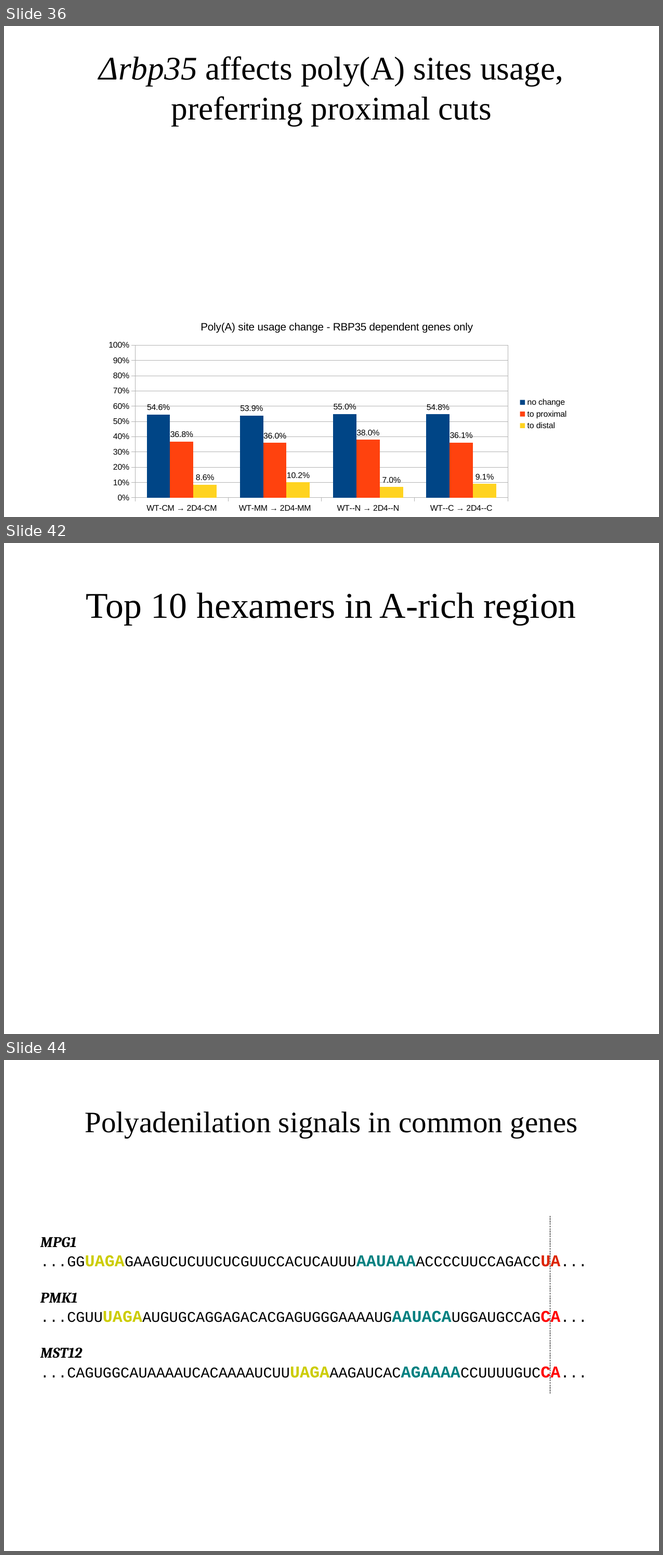
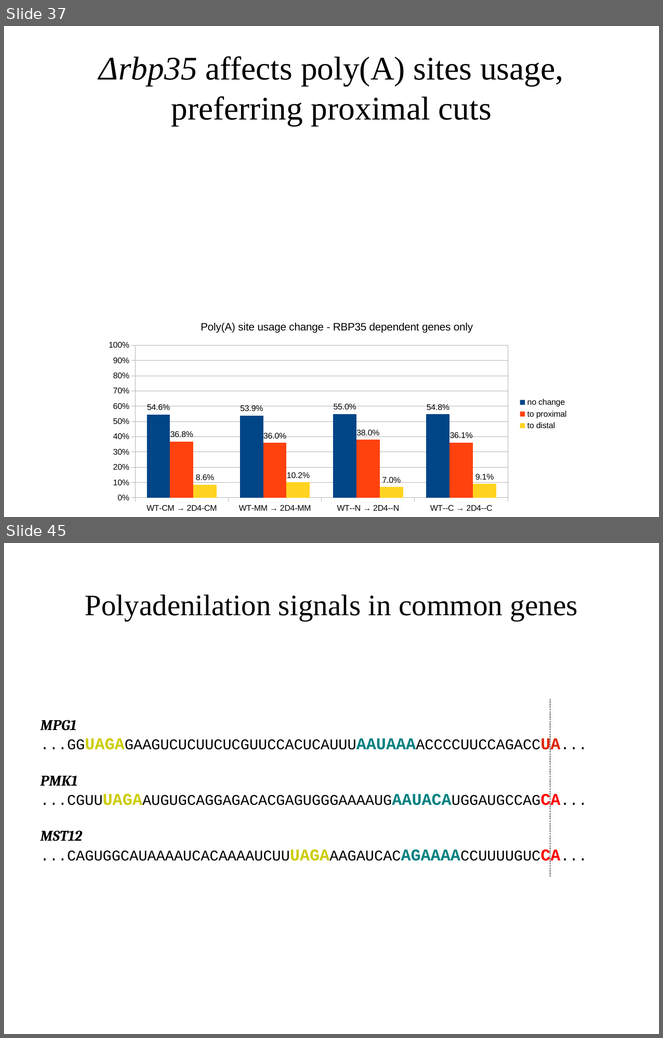
Before and after one commit to wilkinsonlab/m-oryzae-polya, a slide deck: doc/oryzae_presentation.odp. Shown one above the other, each under a label of ours: slides 36, 42 and 44 before the commit, slides 37 and 45 after it; the slides between them are not shown. The pictures are 663x1555 and 663x1038 pixels, drawn with LibreOffice and Linux fonts; fonts in the diff are those of the drawing. Boxes give left, top, right and bottom in pixels: in the first picture for what was removed or moved away, otherwise in the second. Text is boxed around its words. In the diff, an @@ line names an element or a change of style, - is before the commit and + after.

```diff
--- a/doc/oryzae_presentation.odp
+++ b/doc/oryzae_presentation.odp
@@ slide 42 removed at (4,543,659,1034), background #FFFFFF @@
@@ title removed at (86,592,577,625) @@
-Top 10 hexamers in A-rich region
@@ what was slide 36 is now slide 37 @@
@@ what was slide 44 is now slide 45 @@
```
Also in this commit, not shown: 16 slides changed, 3 slides added, 4 other files.
